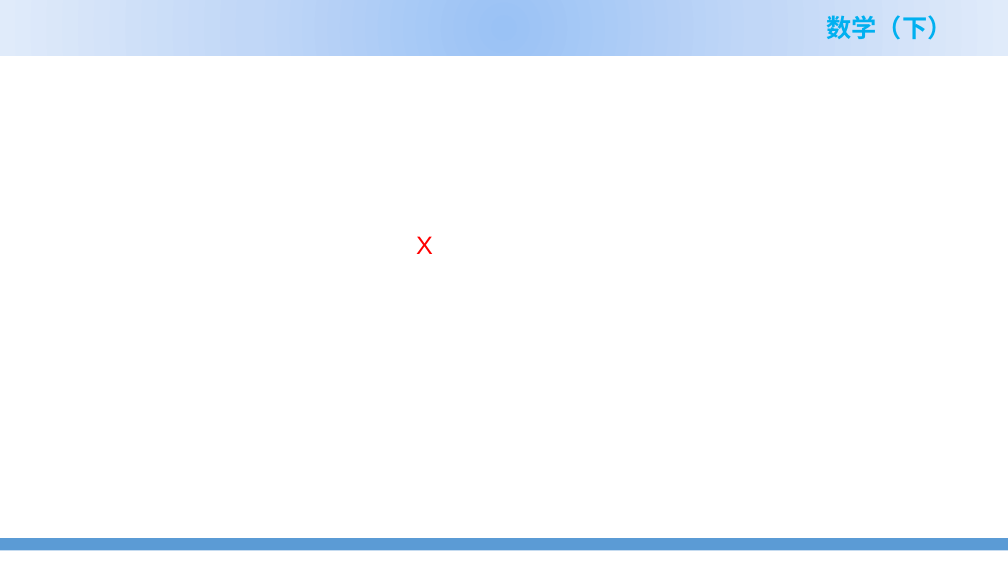
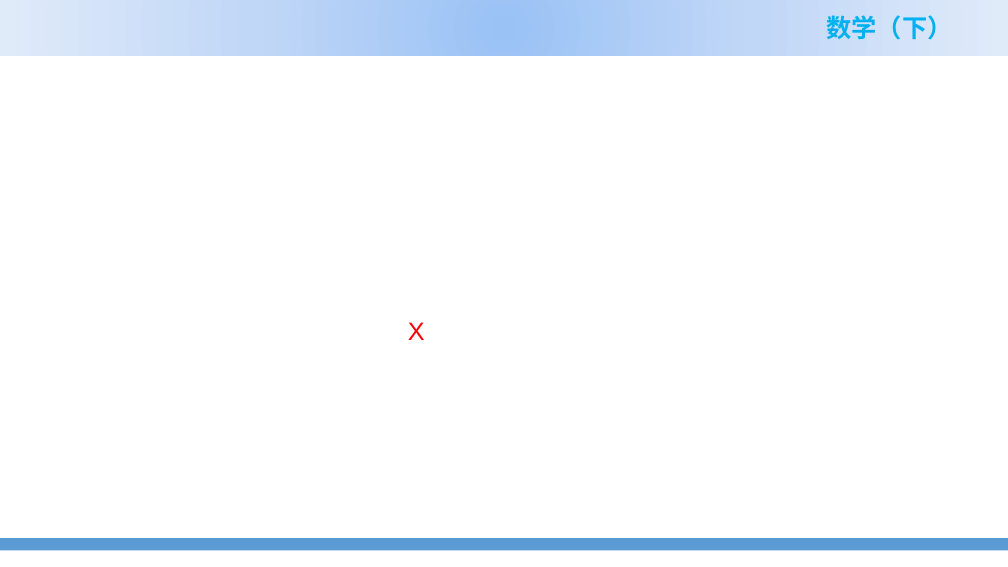
Before and after one commit to zhangshenxing/zhangshenxing.github.io, a slide deck: slide 6 of teaching/2022_spring_Math_II_ppt/3.4 隐函数与参数方程确定函数的求导方法.pptx. Drawn at 1008x567 pixels with LibreOffice and Linux fonts; fonts in the diff are those of the drawing; grey boxes stand for pictures; background and template pictures are left out. Boxes give left, top, right and bottom in pixels: in the first picture for what was removed or moved away, otherwise in the second. Text is boxed around its words. In the diff, an @@ line names an element or a change of style, - is before the commit and + after.

```diff
--- a/teaching/2022_spring_Math_II_ppt/3.4 隐函数与参数方程确定函数的求导方法.pptx
+++ b/teaching/2022_spring_Math_II_ppt/3.4 隐函数与参数方程确定函数的求导方法.pptx
@@ text "X": place and size @@
-text "X" at <box>416,236,433,254</box>
+text "X" at <box>408,322,425,340</box>
```
Also in this commit, not shown: 1 other slide changed, 1 slide added, 3 other files.
